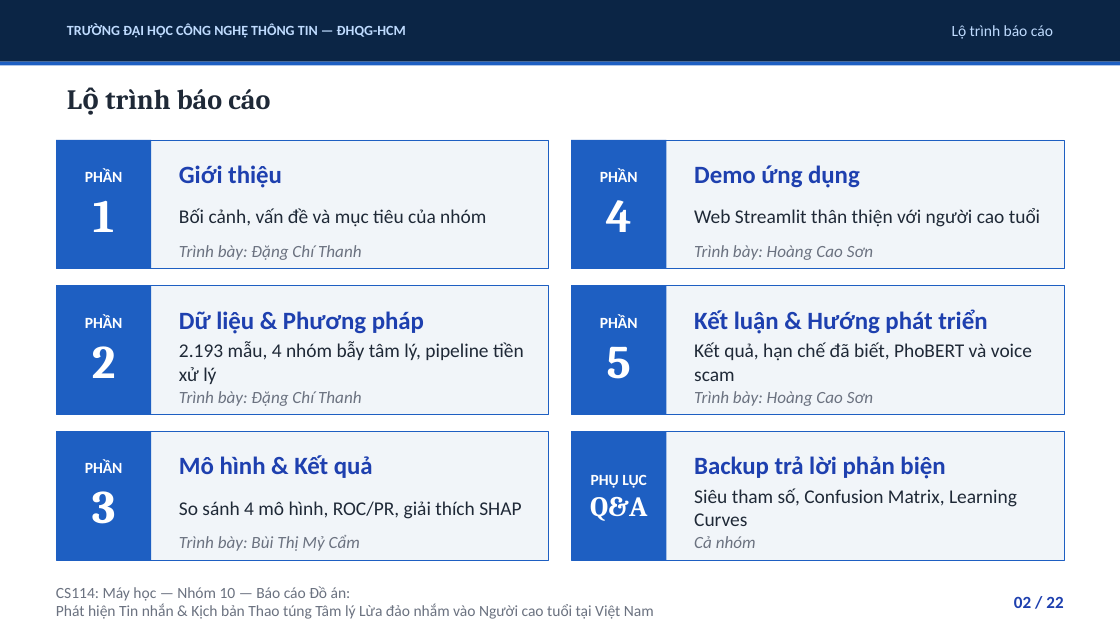
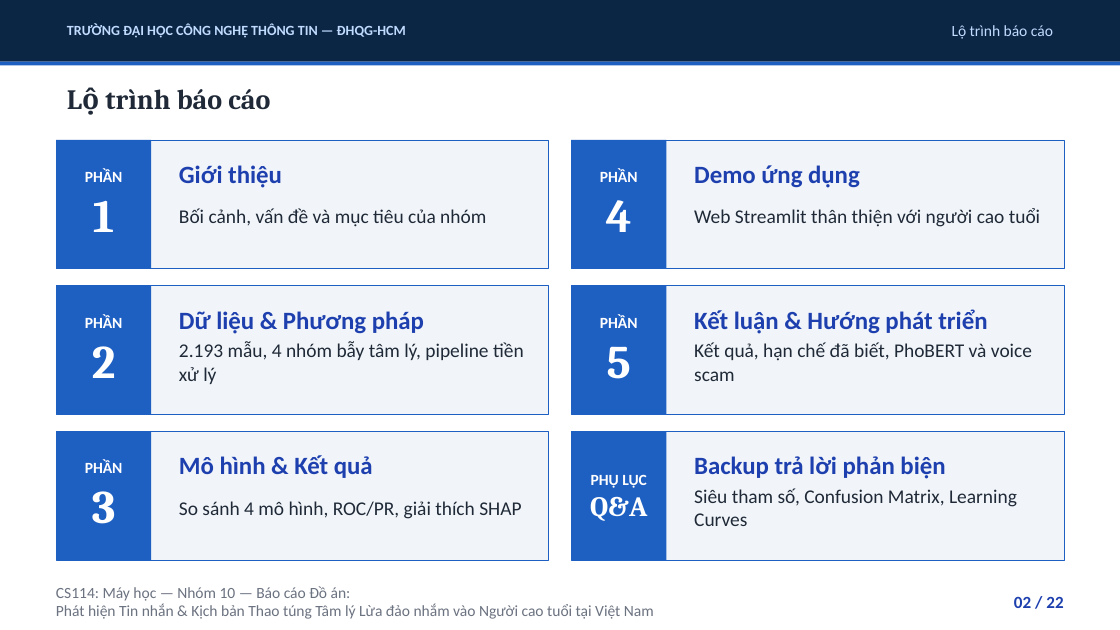
Before and after one commit to uit-25730067-chithanh/CS114-Team10-Elderly-Scam-Detection, a slide deck: slide 2 of draft/scam-detection/reports/slides/phase09_presentation.pptx. Drawn at 1120x630 pixels with LibreOffice and Linux fonts; fonts in the diff are those of the drawing. Boxes give left, top, right and bottom in pixels: in the first picture for what was removed or moved away, otherwise in the second. Text is boxed around its words. In the diff, an @@ line names an element or a change of style, - is before the commit and + after.

```diff
--- a/draft/scam-detection/reports/slides/phase09_presentation.pptx
+++ b/draft/scam-detection/reports/slides/phase09_presentation.pptx
@@ text removed at (x1=179, y1=245, x2=362, y2=260) @@
-Trình bày: Đặng Chí Thanh
@@ text removed at (x1=694, y1=245, x2=873, y2=260) @@
-Trình bày: Hoàng Cao Sơn
@@ text removed at (x1=179, y1=391, x2=362, y2=406) @@
-Trình bày: Đặng Chí Thanh
@@ text removed at (x1=694, y1=391, x2=873, y2=406) @@
-Trình bày: Hoàng Cao Sơn
@@ text removed at (x1=179, y1=535, x2=360, y2=551) @@
-Trình bày: Bùi Thị Mỷ Cẩm
@@ text removed at (x1=694, y1=536, x2=756, y2=548) @@
-Cả nhóm
```
Also in this commit, not shown: 7 other slides changed, 1 other file.
